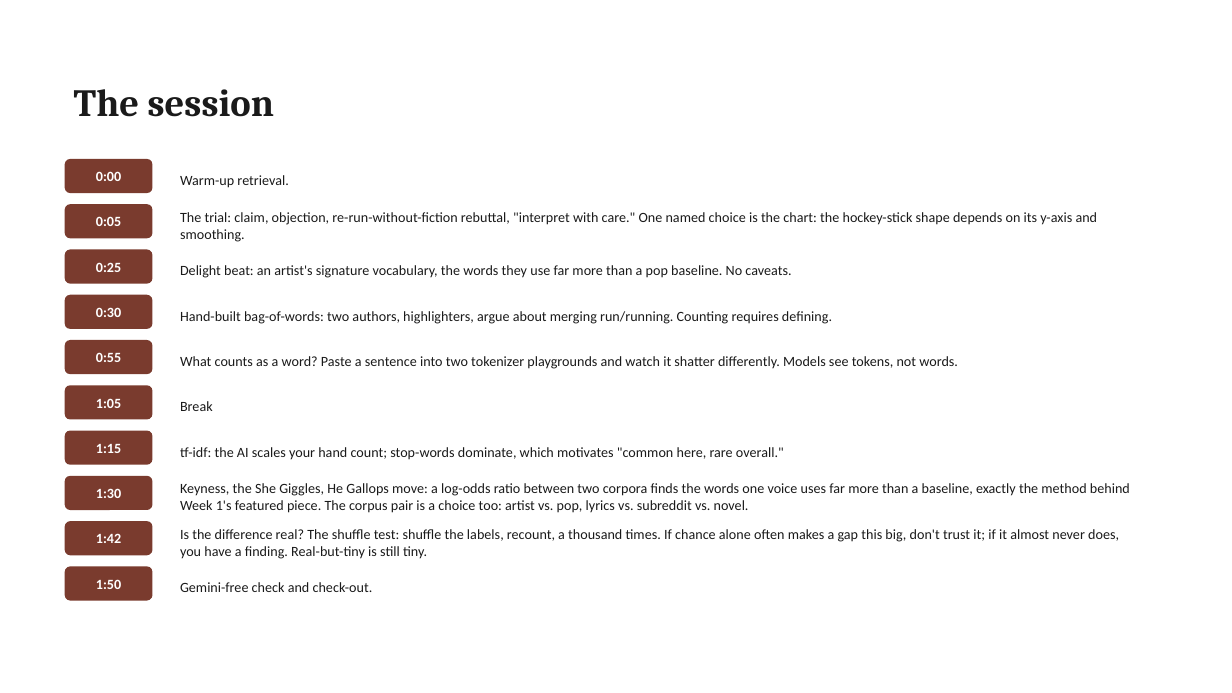
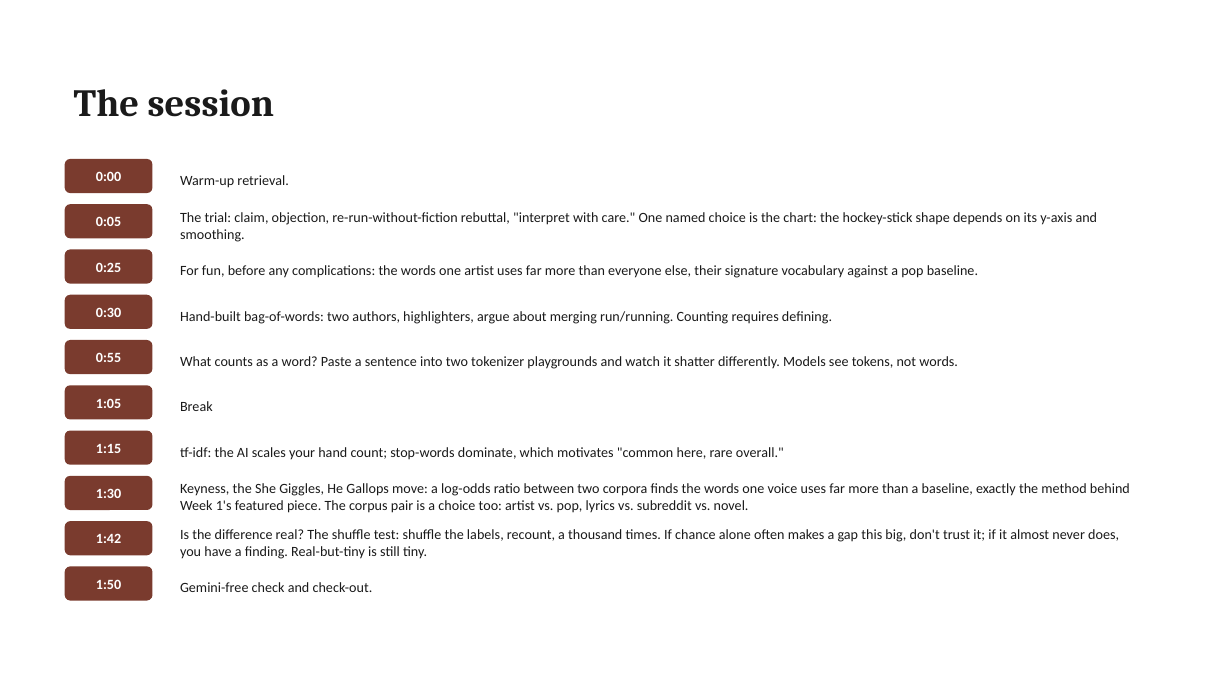
Before and after one commit to lucianli123/culture-as-data-2026, a slide deck: slide 9 of slides/pptx/week-02.pptx. Drawn at 1232x693 pixels with LibreOffice and Linux fonts; fonts in the diff are those of the drawing. Boxes give left, top, right and bottom in pixels: in the first picture for what was removed or moved away, otherwise in the second. Text is boxed around its words. In the diff, an @@ line names an element or a change of style, - is before the commit and + after.

Commit message:
Site: link slide decks; front page leads with real findings; plainer language
- Every week page gets a 'This week's materials' box: Open-in-Colab + GitHub
  buttons, .pptx download, and the outline; weeks without a notebook say so.
  Materials page (renamed from Notebooks) adds a deck table for all ten weeks.
- Front page gains 'Findings that started as counts': five real results with
  their real numbers (the 2,000-screenplay verb split and 85% male writers,
  the Google Books distortion surge, Underwood's Pynchon misfile, Gilardi's
  20x-cheaper labels, the $432,500 de Belamy sale), each linked to source.
- Language pass on generated content: dropped chat-coined phrasing
  ('unblocking drill', 'delight beat' labels, 'THE MATERIAL' kicker -> KEY
  POINTS, 'training wheels', 'met on day one') and trimmed filler sentences.

```diff
--- a/slides/pptx/week-02.pptx
+++ b/slides/pptx/week-02.pptx
@@ text at (x1=180, y1=265, x2=978, y2=278): text changed @@
-Delight beat: an artist's signature vocabulary, the words they use far more than a pop baseline. No caveats.
+For fun, before any complications: the words one artist uses far more than everyone else, their signature vocabulary against a pop baseline.
```
Also in this commit, not shown: 4 other slides changed, 35 other files.
